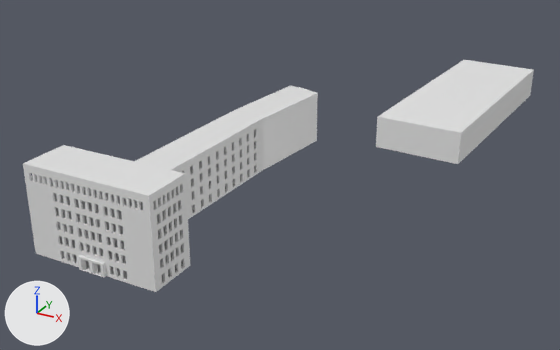
What one commit did to the Blender file blender/dev/3d/edit/hauptgebaeude/hauptgebaeude_v0.4.blend.
One viewpoint serves both versions: a 50 mm lens placed at (110.0, -116.4, 89.7), pointed at (7.4, 70.1, -3.5). Every picture has the same lights, and +X, +Y and +Z are marked at lower left.

The first picture shows 'Bibliothek', 'Hauptgebaeude'.
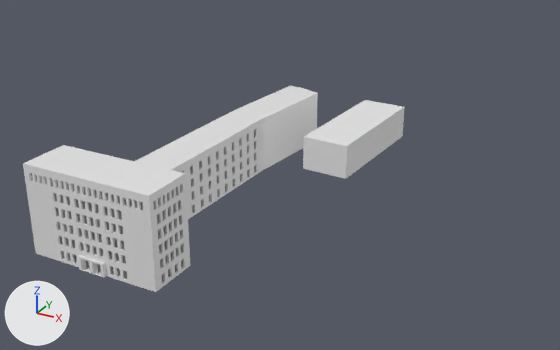
The newer file is also turned or shifted as a whole; pictures and numbers use the older file's frame.

The change, as a list of edits to the scene's bpy script:
```text
Change ob_bibliothek:
    ob_bibliothek.location: (42.4, 135.1, 5.0) -> (23.0, 90.0, 5.0)
    ob_bibliothek.scale: (13.4, 39.0, 5.0) -> (7.0, 20.0, 5.0)
```

Pixel boxes (x1, y1, x2, y2) of what changed, in the pictures (560 x 350 px):
'Bibliothek', moved, rescaled (35% narrower, 24% shorter): before (376, 60, 534, 164); after (303, 100, 405, 179)
